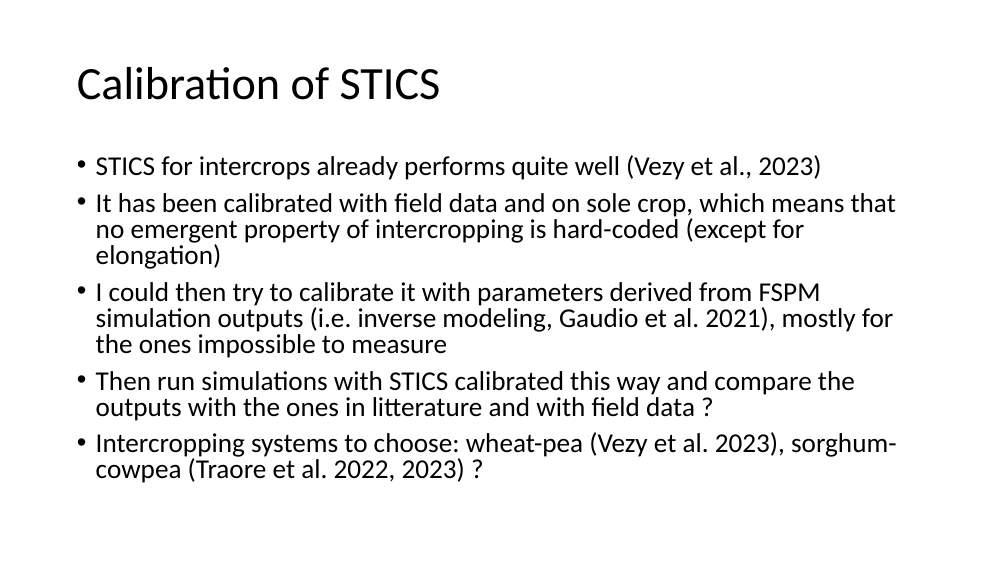
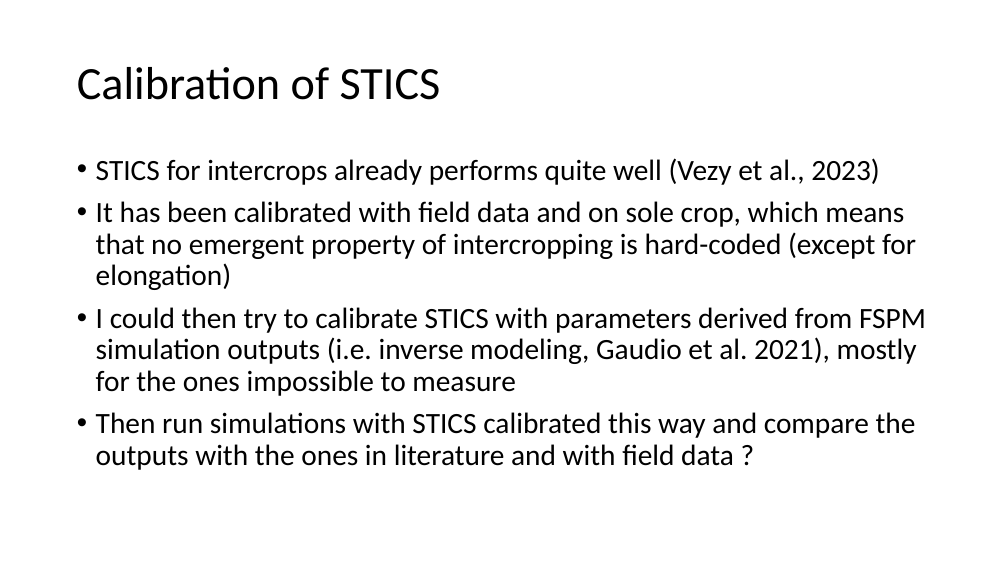
Before and after one commit to orianebro/PhD_Oriane, a slide deck: slide 2 of ppt1.pptx. Drawn at 1008x567 pixels with LibreOffice and Linux fonts; fonts in the diff are those of the drawing. Boxes give left, top, right and bottom in pixels: in the first picture for what was removed or moved away, otherwise in the second. Text is boxed around its words. In the diff, an @@ line names an element or a change of style, - is before the commit and + after.

```diff
--- a/ppt1.pptx
+++ b/ppt1.pptx
@@ text at box(96, 158, 916, 290): size 25.9 to 28 pt in "STICS for intercrops already performs quite well ...", "It has been calibrated with field data ..."; line spacing 0.8 to 0.9 @@
@@ text at box(96, 307, 926, 470): text changed; size 25.9 to 28 pt @@
-• I could then try to calibrate it with parameters derived from FSPM simulation outputs (i.e. inverse modeling, Gaudio et al. 2021), mostly for the ones impossible to measure
-• Then run simulations with STICS calibrated this way and compare the outputs with the ones in litterature and with field data ?
-• Intercropping systems to choose: wheat-pea (Vezy et al. 2023), sorghum-cowpea (Traore et al. 2022, 2023) ?
+• I could then try to calibrate STICS with parameters derived from FSPM simulation outputs (i.e. inverse modeling, Gaudio et al. 2021), mostly for the ones impossible to measure
+• Then run simulations with STICS calibrated this way and compare the outputs with the ones in literature and with field data ?
```
Also in this commit, not shown: 1 slide added.
